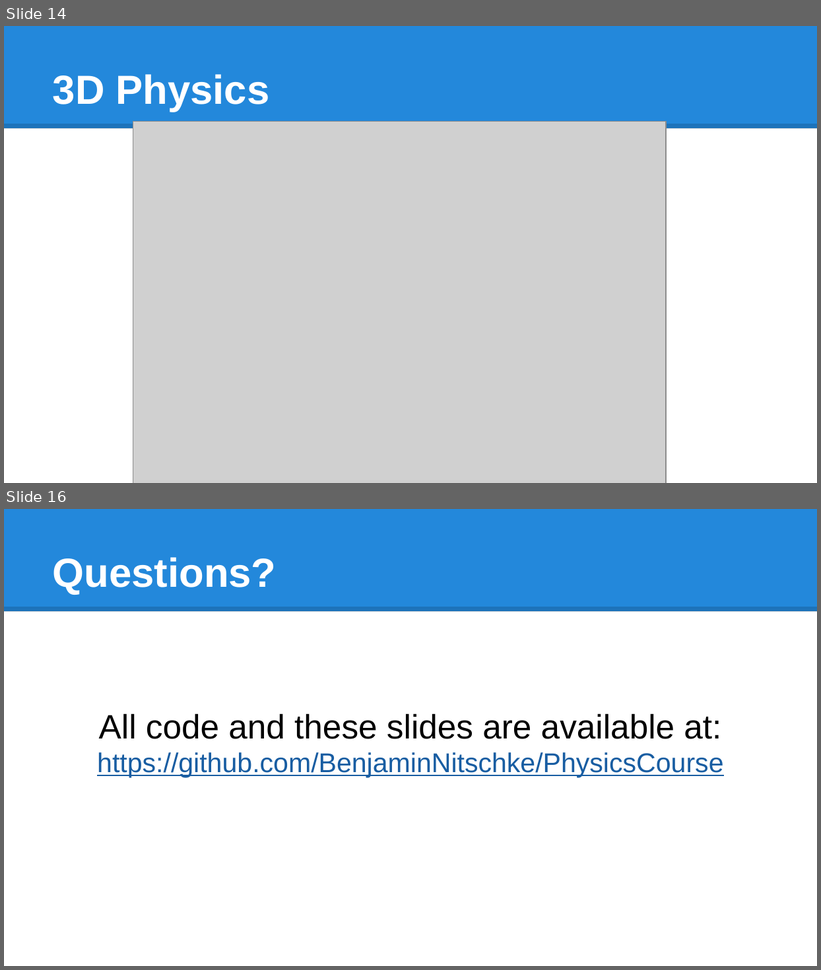
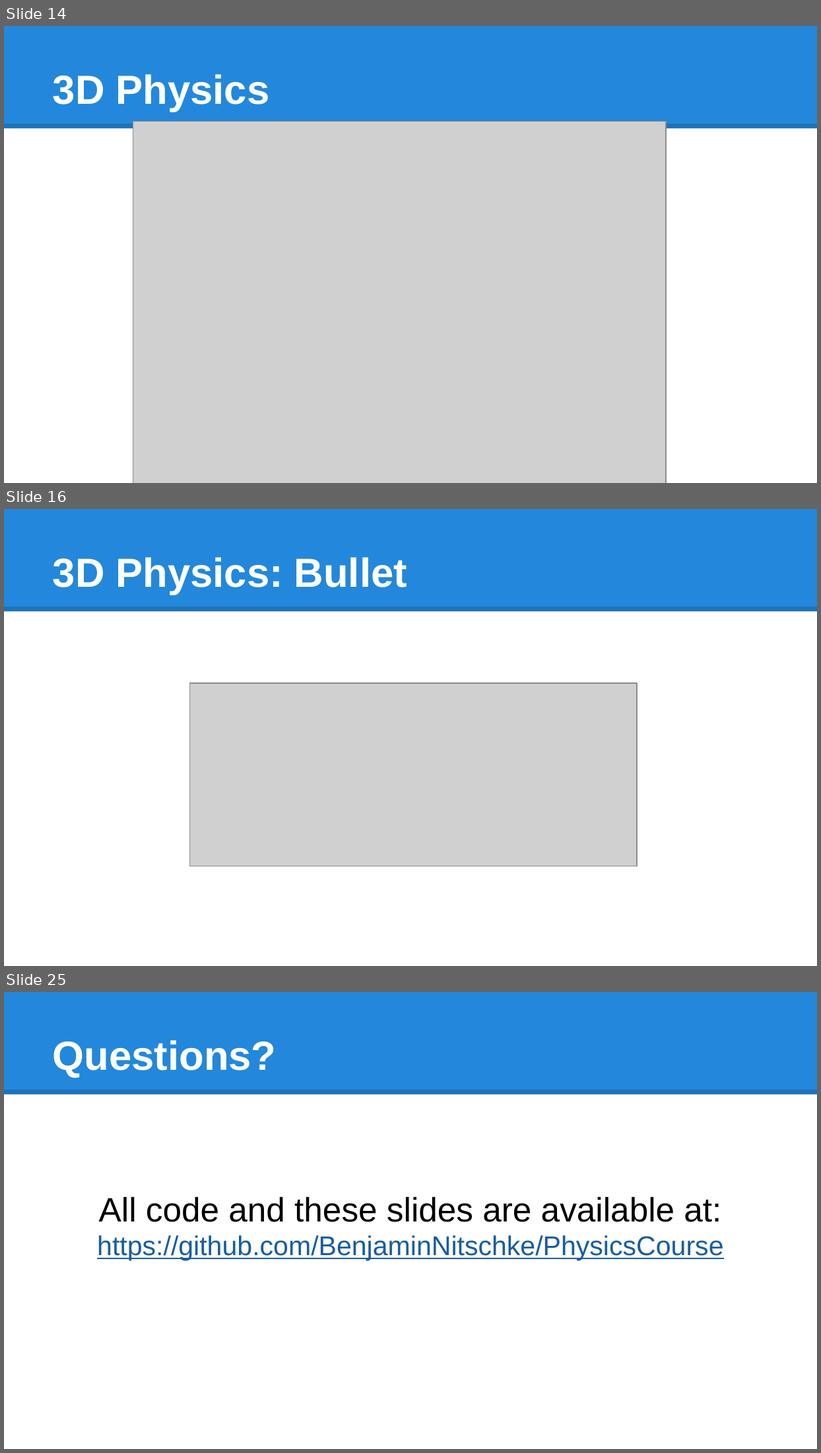
Before and after one commit to BenjaminNitschke/PhysicsCourse, a slide deck: Physics Course Games Academy July 2015.pptx. Shown one above the other, each under a label of ours: slides 14 and 16 before the commit, slides 14, 16 and 25 after it; the slides between them are not shown. The pictures are 821x970 and 821x1453 pixels, drawn with LibreOffice and Linux fonts; fonts in the diff are those of the drawing; grey boxes stand for pictures. Boxes give left, top, right and bottom in pixels: in the first picture for what was removed or moved away, otherwise in the second. Text is boxed around its words. In the diff, an @@ line names an element or a change of style, - is before the commit and + after.

Commit message:
Updated Physics Slides to latest version

```diff
--- a/Physics Course Games Academy July 2015.pptx
+++ b/Physics Course Games Academy July 2015.pptx
@@ slide 16 added at (4,509,817,966), background #FFFFFF; not listed: 2 template elements that a slide beside it also shows @@
@@ title added at (53,557,407,595), 36 pt, text #FFFFFF, bold @@
+3D Physics: Bullet
@@ picture added at (189,683,636,866) @@
@@ what was slide 16 is now slide 25 @@
```
Also in this commit, not shown: 2 slides changed, 10 other slides added, 2 slides removed.
